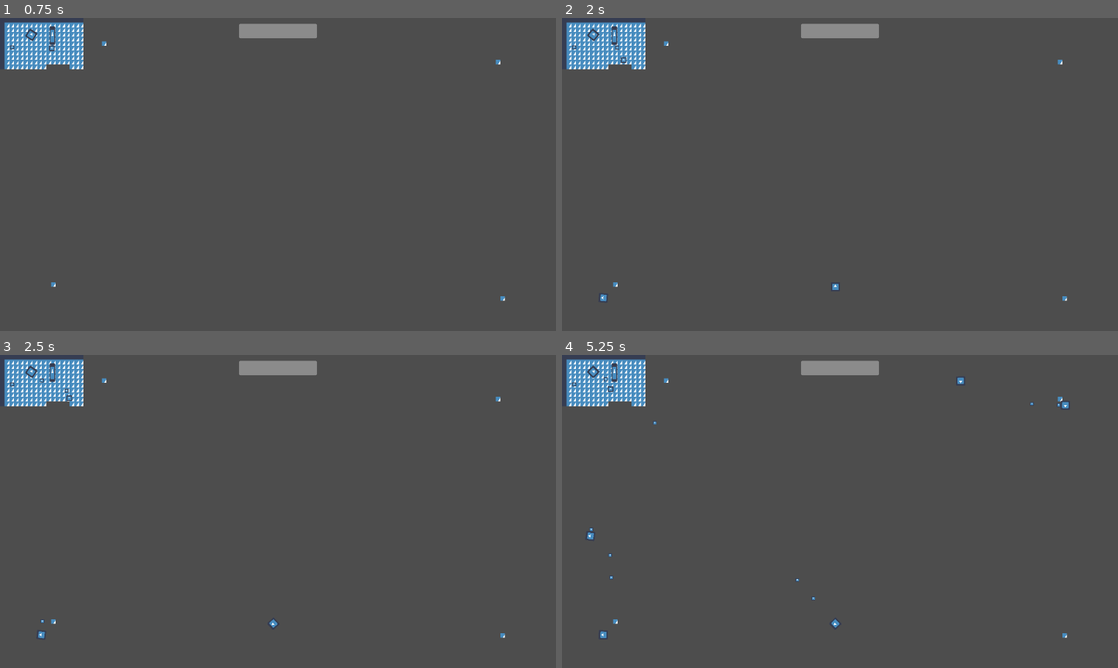
Above: before the commit, frames 1-4 (two rows, left to right).
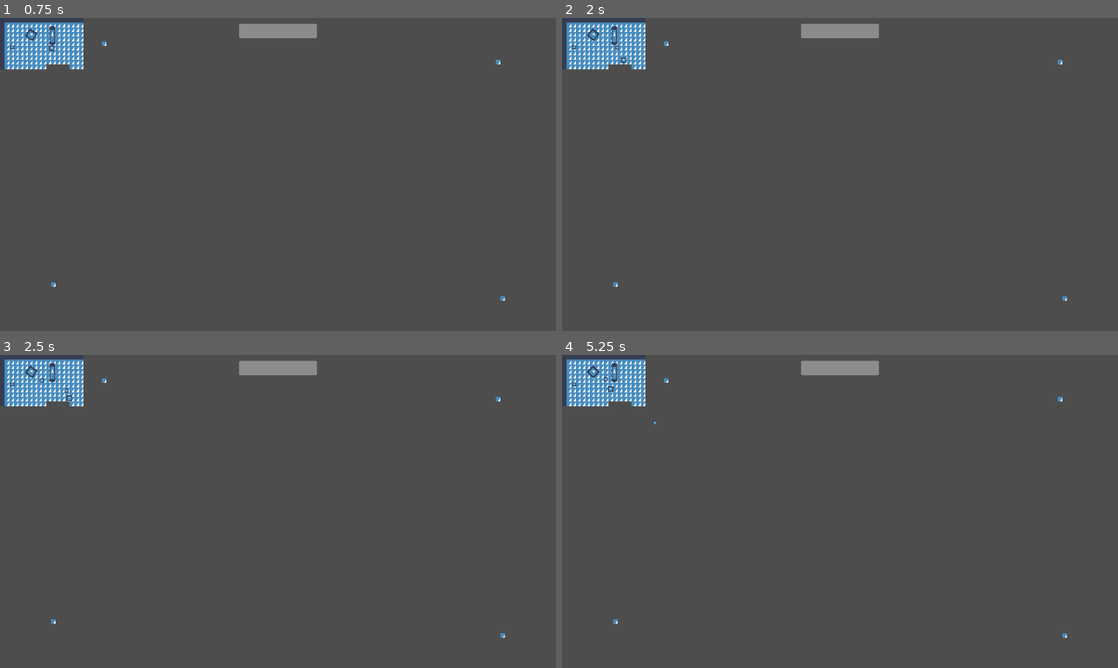
Above: after the commit, the same moments.

Repository: FeniXb3/LaughArena
Game: Godot game, scene res://Scenes/bulletHellMap.tscn
Two runs of this game, one before a commit and one after it. Both use one fixed random seed, a clock stepped at 60 frames per second and the inputs below. The engine's default icon, where the game draws it, is replaced by a stand-in: a white triangle on a blue panel in a dark square.
Inputs (mouse positions are in pixels of both pictures, inside the frame that each line leads up to):
- Up to frame 1 (0.75 s): tap Enter (ui_accept) at 0.5 s; move the mouse to (400, 158) at 0.52 s; hold D (move_right) from 0.53 s (still down); click (400, 158) at 0.67 s
- Up to frame 2 (2 s): tap Enter (ui_accept) at 0.77, 1.25, 1.52 s; move the mouse to (728, 190) at 1.27 s; release D (move_right) at 1.28 s; hold S (move_down) from 1.28 s (still down)
- Up to frame 3 (2.5 s): move the mouse to (333, 442) at 2.02 s; release S (move_down) at 2.03 s; hold D (move_right) from 2.03 s (still down)
- Up to frame 4 (5.25 s): tap Enter (ui_accept) at 2.75, 3.02, 3.77, 4.52 s; move the mouse to (812, 574) at 2.77 s; release D (move_right) at 2.78 s; hold W (move_up) 2.78-3.53 s; click (812, 574) at 2.92 s; move the mouse to (1006, 558) at 3.52 s; hold A (move_left) 3.53-5.03 s; move the mouse to (673, 464) at 4.27 s; move the mouse to (867, 511) at 5.02 s; hold S (move_down) from 5.03 s (still down); click (867, 511) at 5.17 s

Frame 1 is identical in both runs. In frame 2, less than 0.1% of the frame differs, in the area x 6-50%, y 84-91%; in frame 3, less than 0.1%; in frame 4, 0.2%, in the area x 4-92%, y 7-91%.

Commit message:
director pt1

Diff:
--- a/Scenes/Director.tscn
+++ b/Scenes/Director.tscn
@@ -6,6 +6,7 @@
 script = ExtResource("1_uvkd5")
 
 [node name="Timer" type="Timer" parent="."]
+wait_time = 6.0
 autostart = true
 
 [connection signal="timeout" from="Timer" to="." method="_on_timer_timeout"]
--- a/Scripts/Director.gd
+++ b/Scripts/Director.gd
@@ -2,23 +2,18 @@
 @export var enemy_scene: PackedScene
 @export var turrets_parent: Node
 @export var ammo_parent: Node
+@onready var timer = $Timer
 var rng = RandomNumberGenerator.new()
-
+var credits = 3
 
 func _on_timer_timeout():
-	var attempts = 0
-	var max_attempts = 100  # Maximum number of attempts to find a valid location
-	var spawned = false
-	var pos = $spawnery.get_child(randi()%$spawnery.get_child_count()).position
-	var vec = (Vector2.ONE * randf_range(-50, 50)).rotated(randf_range(0, PI))
+	credits +=3
+	while credits>=1:
+		var pos = $spawnery.get_child(randi()%$spawnery.get_child_count()).position
+		var vec = (Vector2.ONE * randf_range(-50, 50)).rotated(randf_range(0, PI))
 
-	while not spawned and attempts < max_attempts:
-		if (1):
-			var enemy = enemy_scene.instantiate()
-			enemy.position = pos+vec
-			(enemy as Turret2).ammo_parent = ammo_parent
-			turrets_parent.add_child(enemy)
-			spawned = true
-
-		else:
-			attempts += 1
+		var enemy = enemy_scene.instantiate()
+		enemy.position = pos+vec
+		(enemy as Turret2).ammo_parent = ammo_parent
+		turrets_parent.add_child(enemy)
+		credits -=1
